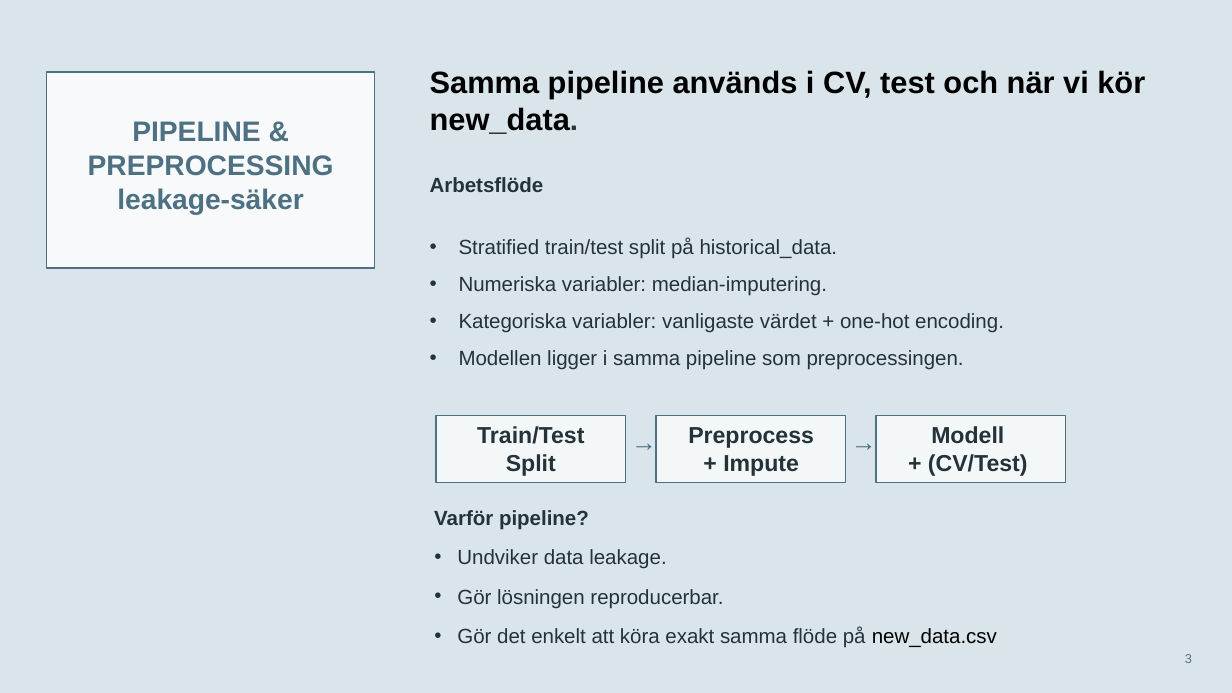
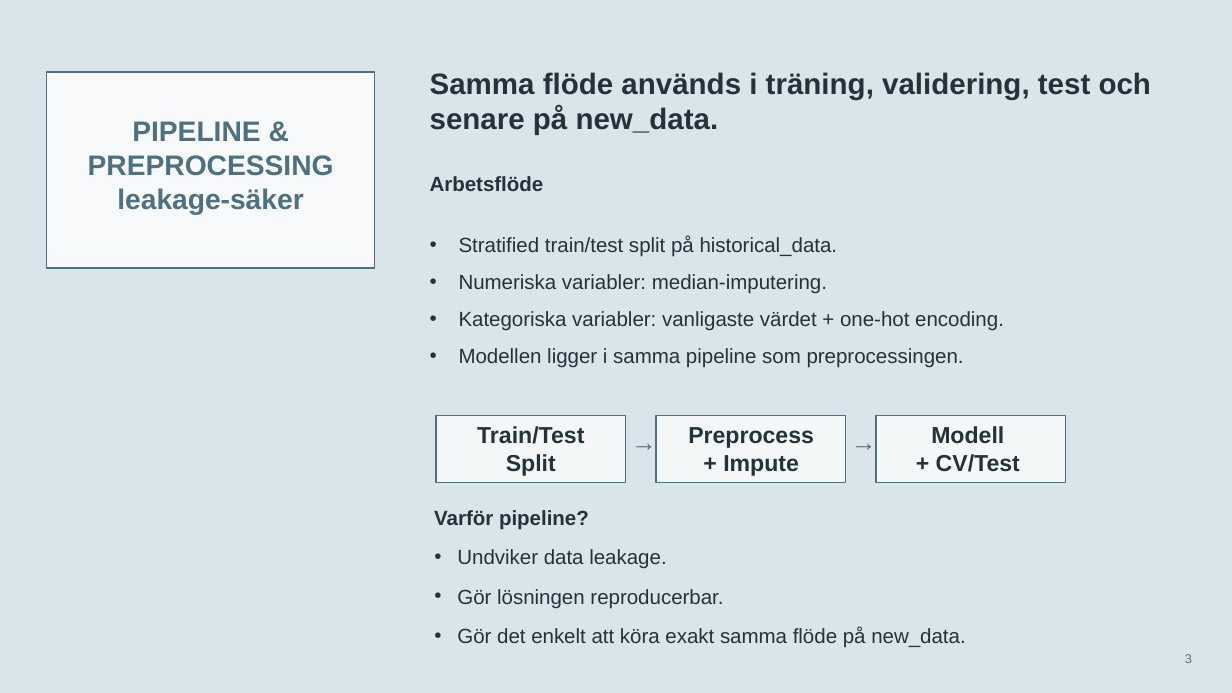
Before and after one commit to janekrajt-tech/Gruppuppgift-ML-, a slide deck: slide 3 of marketplace_safety_slides.pptx. Drawn at 1232x693 pixels with LibreOffice and Linux fonts; fonts in the diff are those of the drawing. Boxes give left, top, right and bottom in pixels: in the first picture for what was removed or moved away, otherwise in the second. Text is boxed around its words. In the diff, an @@ line names an element or a change of style, - is before the commit and + after.

```diff
--- a/marketplace_safety_slides.pptx
+++ b/marketplace_safety_slides.pptx
@@ text at (430,72,1151,135): text changed; size 24 to 23 pt; text colour #000000 to #24323A @@
-Samma pipeline används i CV, test och när vi kör new_data.
+Samma flöde används i träning, validering, test och senare på new_data.
@@ text at (936,454,1020,472): text changed @@
-+ (CV/Test)
++ CV/Test
@@ text at (457,627,965,648): text changed @@
-• Gör det enkelt att köra exakt samma flöde på new_data.csv
+• Gör det enkelt att köra exakt samma flöde på new_data.
```
Also in this commit, not shown: 4 other slides changed.
